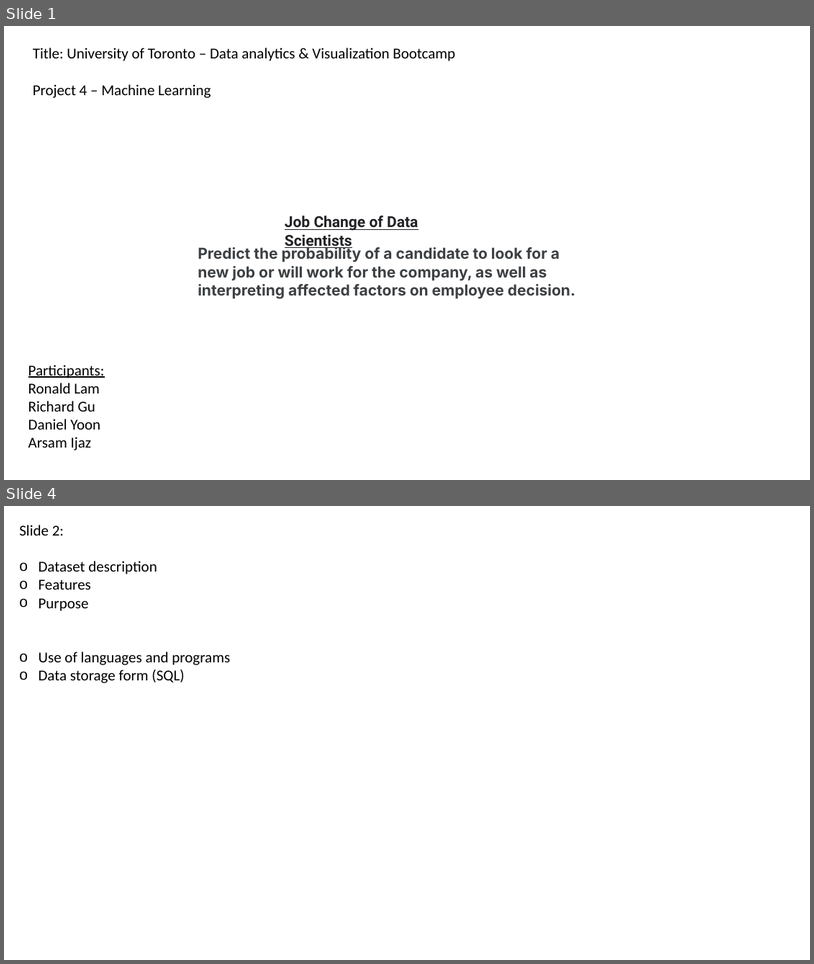
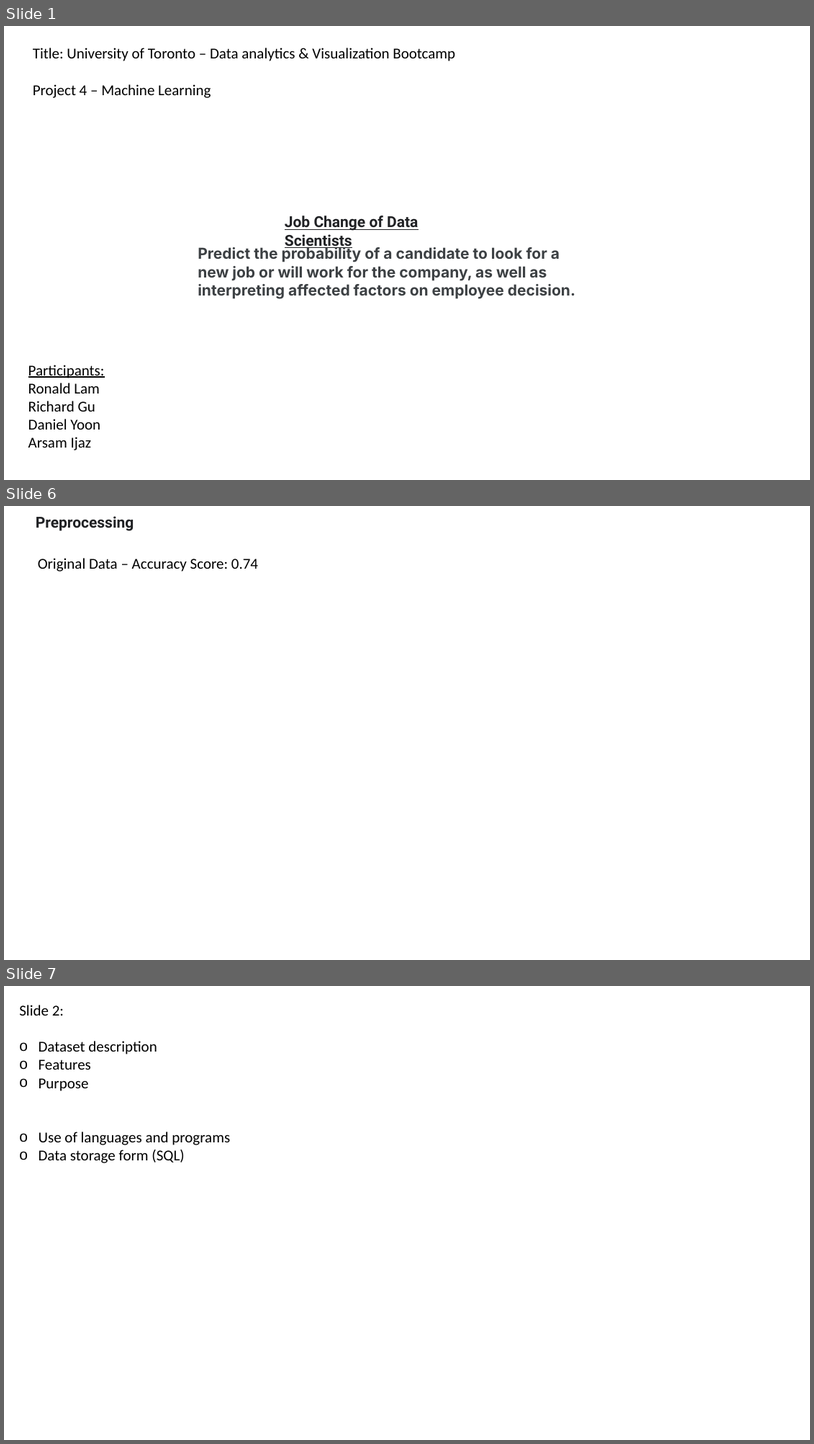
Before and after one commit to skullfort/ds-employee-attrition, a slide deck: Presentation WIP.pptx. Shown one above the other, each under a label of ours: slides 1 and 4 before the commit, slides 1, 6 and 7 after it; the slides between them are not shown. The pictures are 814x964 and 814x1444 pixels, drawn with LibreOffice and Linux fonts; fonts in the diff are those of the drawing. Boxes give left, top, right and bottom in pixels: in the first picture for what was removed or moved away, otherwise in the second. Text is boxed around its words. In the diff, an @@ line names an element or a change of style, - is before the commit and + after.

```diff
--- a/Presentation WIP.pptx
+++ b/Presentation WIP.pptx
@@ slide 6 added at <box>4,506,810,960</box>, background #FFFFFF @@
@@ text added at <box>36,516,134,531</box>, 18 pt, text #202124, bold @@
+Preprocessing
@@ text added at <box>38,558,258,572</box>, 18 pt, text #000000 @@
+Original Data – Accuracy Score: 0.74
@@ what was slide 4 is now slide 7 @@
```
Also in this commit, not shown: 1 slide changed, 3 other slides added, 1 slide removed.
